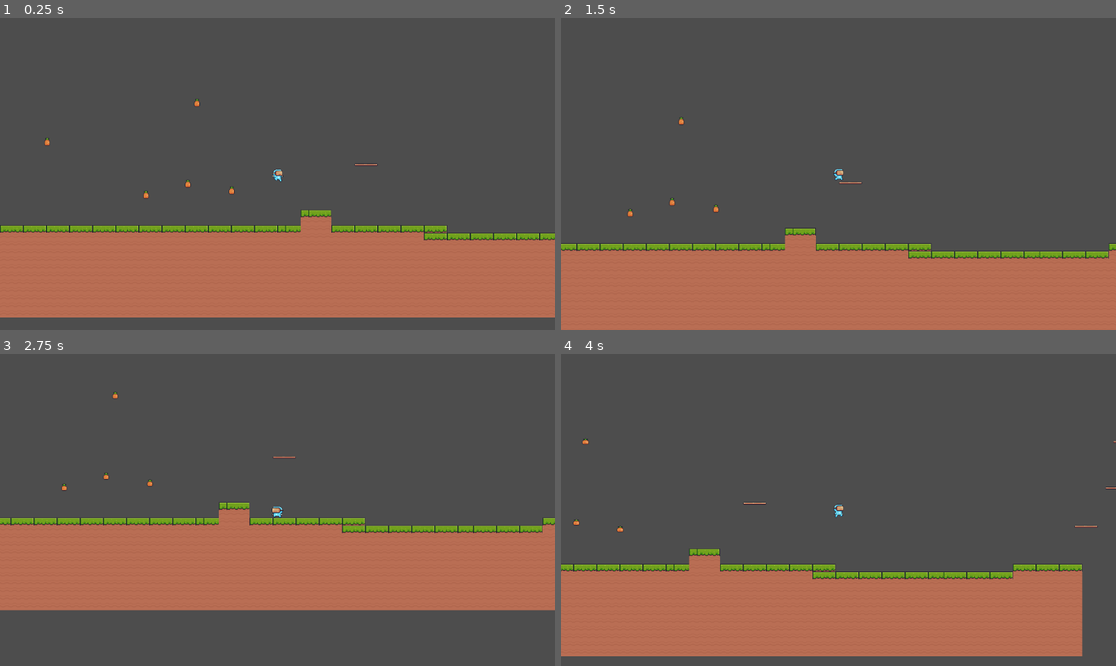
Above: before the commit, frames 1-4 (two rows, left to right).
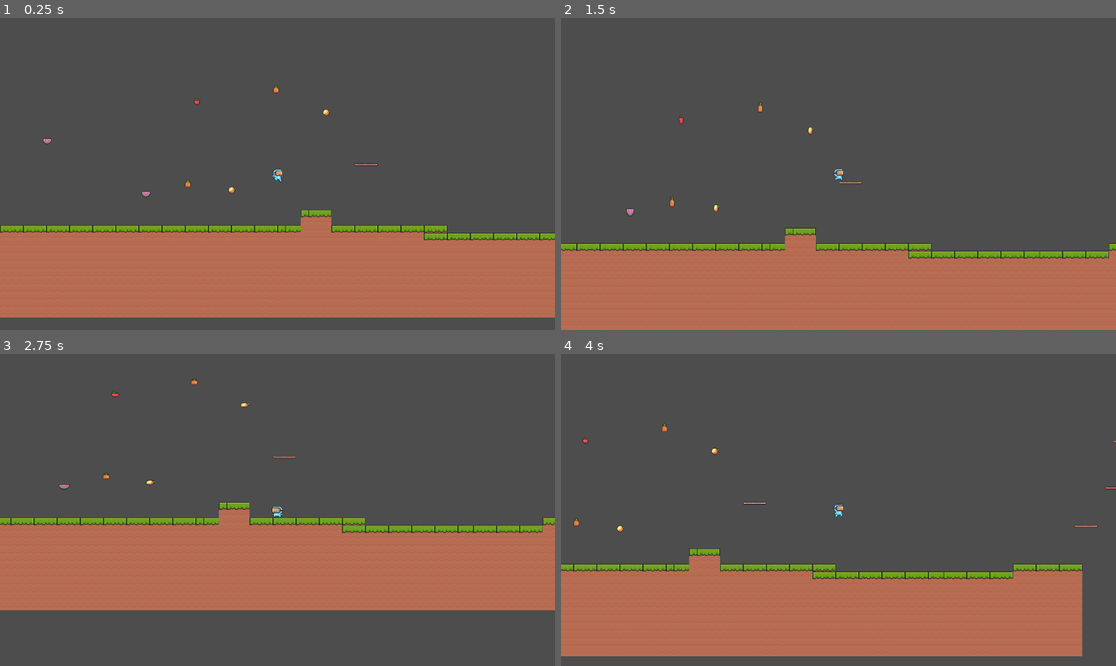
Above: after the commit, the same moments.

Repository: lllindemann/2D-Jump-n-Run-Godot
Game: Godot game, scene res://scenes/main.tscn
The game is run twice, just before and just after one commit, with the same random seed, the same clock (stepped at 60 frames per second) and the same inputs.
Inputs:
- Up to frame 1 (0.25 s): no input
- Up to frame 2 (1.5 s): tap Enter (ui_accept) at 0.5, 0.77 s; hold Right (ui_right) from 0.53 s (still down)
- Up to frame 3 (2.75 s): tap Enter (ui_accept) at 1.52 s; release Right (ui_right) at 2.03 s; hold Left (ui_left) from 2.03 s (still down)
- Up to frame 4 (4 s): release Left (ui_left) at 2.78 s; hold Right (ui_right) from 2.78 s (still down); tap Enter (ui_accept) at 3.02, 3.77 s

The runs differ from the first frame. In frame 1, 0.1% of the frame differs, in the area x 7-60%, y 21-58%; in frame 2, 0.1%; in frame 3, 0.1%; in frame 4, less than 0.1%.

Commit message:
feat: random fruit sprites

Diff:
--- a/scenes/fruit/fruit.tscn
+++ b/scenes/fruit/fruit.tscn
@@ -1,7 +1,12 @@
-[gd_scene load_steps=22 format=3 uid="uid://cckrjiyjqo8xo"]
+[gd_scene load_steps=27 format=3 uid="uid://cckrjiyjqo8xo"]
 
 [ext_resource type="Texture2D" uid="uid://cyiqxx8ft2wnn" path="res://assets/Items/Fruits/Pineapple.png" id="1_kt0v7"]
 [ext_resource type="Script" path="res://scenes/fruit/fruit_controller.gd" id="1_u0m0t"]
+[ext_resource type="SpriteFrames" uid="uid://do5yauh6we48g" path="res://scenes/fruit/sprites/apple.tres" id="2_nfdp6"]
+[ext_resource type="SpriteFrames" uid="uid://c66xfa4d7uhgh" path="res://scenes/fruit/sprites/banana.tres" id="3_3jhf2"]
+[ext_resource type="SpriteFrames" uid="uid://b7ymgewh1ctx7" path="res://scenes/fruit/sprites/melon.tres" id="4_1n8qw"]
+[ext_resource type="SpriteFrames" uid="uid://bk0b8s4h8gamy" path="res://scenes/fruit/sprites/orange.tres" id="5_iw8bg"]
+[ext_resource type="SpriteFrames" uid="uid://bsl6aavcm0jlx" path="res://scenes/fruit/sprites/pineapple.tres" id="6_4laa3"]
 
 [sub_resource type="CapsuleShape2D" id="CapsuleShape2D_cvx2d"]
 
@@ -134,6 +139,7 @@
 
 [node name="Fruit" type="Area2D"]
 script = ExtResource("1_u0m0t")
+sprites = Array[SpriteFrames]([ExtResource("2_nfdp6"), ExtResource("3_3jhf2"), ExtResource("4_1n8qw"), ExtResource("5_iw8bg"), ExtResource("6_4laa3")])
 
 [node name="CollisionShape2D" type="CollisionShape2D" parent="."]
 shape = SubResource("CapsuleShape2D_cvx2d")
--- a/scenes/fruit/fruit_controller.gd
+++ b/scenes/fruit/fruit_controller.gd
@@ -1,8 +1,28 @@
+@tool
 extends Area2D
+class_name Fruit
 
 signal collected
 
+# sprite frames for different fruit types
+@export var sprites : Array[SpriteFrames]
+
 var active = true
+
+# Called when the node enters the scene tree for the first time.
+# randomize fruits sprit type
+func _ready():
+	randomize()
+	$AnimatedSprite2D.sprite_frames = sprites[randi_range(0, len(sprites)-1)]
+	$AnimatedSprite2D.play()
+
+# Reset fruit object to default active state
+func reset():
+	active = true
+	show()
+	$CollisionShape2D.disabled = false
+
+
 
 func _on_body_entered(body):
 	if active and body.get_name() == "player":
@@ -12,8 +32,3 @@
 		$CollisionShape2D.set_deferred("disabled", true)
 
 		emit_signal("collected")
-
-func reset():
-	active = true
-	show()
-	$CollisionShape2D.set_deferred("disabled", false)
--- /dev/null
+++ b/scenes/fruit/sprites/apple.tres
@@ -0,0 +1,130 @@
+[gd_resource type="SpriteFrames" load_steps=19 format=3 uid="uid://do5yauh6we48g"]
+
+[ext_resource type="Texture2D" uid="uid://5ux616r6p5co" path="res://assets/Items/Fruits/Apple.png" id="1_xci6u"]
+
+[sub_resource type="AtlasTexture" id="AtlasTexture_sn167"]
+atlas = ExtResource("1_xci6u")
+region = Rect2(0, 0, 32, 32)
+
+[sub_resource type="AtlasTexture" id="AtlasTexture_5d3hi"]
+atlas = ExtResource("1_xci6u")
+region = Rect2(32, 0, 32, 32)
+
+[sub_resource type="AtlasTexture" id="AtlasTexture_i6hl4"]
+atlas = ExtResource("1_xci6u")
+region = Rect2(64, 0, 32, 32)
+
+[sub_resource type="AtlasTexture" id="AtlasTexture_e7nbn"]
+atlas = ExtResource("1_xci6u")
+region = Rect2(96, 0, 32, 32)
+
+[sub_resource type="AtlasTexture" id="AtlasTexture_1bg83"]
+atlas = ExtResource("1_xci6u")
+region = Rect2(128, 0, 32, 32)
+
+[sub_resource type="AtlasTexture" id="AtlasTexture_vtqrt"]
+atlas = ExtResource("1_xci6u")
+region = Rect2(160, 0, 32, 32)
+
+[sub_resource type="AtlasTexture" id="AtlasTexture_w7jmi"]
+atlas = ExtResource("1_xci6u")
+region = Rect2(192, 0, 32, 32)
+
+[sub_resource type="AtlasTexture" id="AtlasTexture_xbg4w"]
+atlas = ExtResource("1_xci6u")
+region = Rect2(224, 0, 32, 32)
+
+[sub_resource type="AtlasTexture" id="AtlasTexture_ur2ug"]
+atlas = ExtResource("1_xci6u")
+region = Rect2(256, 0, 32, 32)
+
+[sub_resource type="AtlasTexture" id="AtlasTexture_refar"]
+atlas = ExtResource("1_xci6u")
+region = Rect2(288, 0, 32, 32)
+
+[sub_resource type="AtlasTexture" id="AtlasTexture_ok8oe"]
+atlas = ExtResource("1_xci6u")
+region = Rect2(320, 0, 32, 32)
+
+[sub_resource type="AtlasTexture" id="AtlasTexture_vbpwg"]
+atlas = ExtResource("1_xci6u")
+region = Rect2(352, 0, 32, 32)
+
+[sub_resource type="AtlasTexture" id="AtlasTexture_3ms4r"]
+atlas = ExtResource("1_xci6u")
+region = Rect2(384, 0, 32, 32)
+
+[sub_resource type="AtlasTexture" id="AtlasTexture_xsl0l"]
+atlas = ExtResource("1_xci6u")
+region = Rect2(416, 0, 32, 32)
+
+[sub_resource type="AtlasTexture" id="AtlasTexture_ve7im"]
+atlas = ExtResource("1_xci6u")
+region = Rect2(448, 0, 32, 32)
+
+[sub_resource type="AtlasTexture" id="AtlasTexture_qe0t0"]
+atlas = ExtResource("1_xci6u")
+region = Rect2(480, 0, 32, 32)
+
+[sub_resource type="AtlasTexture" id="AtlasTexture_uhiq4"]
+atlas = ExtResource("1_xci6u")
+region = Rect2(512, 0, 32, 32)
+
+[resource]
+animations = [{
+"frames": [{
+"duration": 1.0,
+"texture": SubResource("AtlasTexture_sn167")
+}, {
+"duration": 1.0,
+"texture": SubResource("AtlasTexture_5d3hi")
+}, {
+"duration": 1.0,
+"texture": SubResource("AtlasTexture_i6hl4")
+}, {
+"duration": 1.0,
+"texture": SubResource("AtlasTexture_e7nbn")
+}, {
+"duration": 1.0,
+"texture": SubResource("AtlasTexture_1bg83")
+}, {
+"duration": 1.0,
+"texture": SubResource("AtlasTexture_vtqrt")
+}, {
+"duration": 1.0,
+"texture": SubResource("AtlasTexture_w7jmi")
+}, {
+"duration": 1.0,
+"texture": SubResource("AtlasTexture_xbg4w")
+}, {
+"duration": 1.0,
+"texture": SubResource("AtlasTexture_ur2ug")
+}, {
+"duration": 1.0,
+"texture": SubResource("AtlasTexture_refar")
+}, {
+"duration": 1.0,
+"texture": SubResource("AtlasTexture_ok8oe")
+}, {
+"duration": 1.0,
+"texture": SubResource("AtlasTexture_vbpwg")
+}, {
+"duration": 1.0,
+"texture": SubResource("AtlasTexture_3ms4r")
+}, {
+"duration": 1.0,
+"texture": SubResource("AtlasTexture_xsl0l")
+}, {
+"duration": 1.0,
+"texture": SubResource("AtlasTexture_ve7im")
+}, {
+"duration": 1.0,
+"texture": SubResource("AtlasTexture_qe0t0")
+}, {
+"duration": 1.0,
+"texture": SubResource("AtlasTexture_uhiq4")
+}],
+"loop": true,
+"name": &"default",
+"speed": 5.0
+}]
--- /dev/null
+++ b/scenes/fruit/sprites/banana.tres
@@ -0,0 +1,130 @@
+[gd_resource type="SpriteFrames" load_steps=19 format=3 uid="uid://c66xfa4d7uhgh"]
+
+[ext_resource type="Texture2D" uid="uid://bkqejrp6b3c8s" path="res://assets/Items/Fruits/Bananas.png" id="1_8drh4"]
+
+[sub_resource type="AtlasTexture" id="AtlasTexture_5ilam"]
+atlas = ExtResource("1_8drh4")
+region = Rect2(0, 0, 32, 32)
+
+[sub_resource type="AtlasTexture" id="AtlasTexture_v4bw6"]
+atlas = ExtResource("1_8drh4")
+region = Rect2(32, 0, 32, 32)
+
+[sub_resource type="AtlasTexture" id="AtlasTexture_7yqdf"]
+atlas = ExtResource("1_8drh4")
+region = Rect2(64, 0, 32, 32)
+
+[sub_resource type="AtlasTexture" id="AtlasTexture_ra3k0"]
+atlas = ExtResource("1_8drh4")
+region = Rect2(96, 0, 32, 32)
+
+[sub_resource type="AtlasTexture" id="AtlasTexture_jcenj"]
+atlas = ExtResource("1_8drh4")
+region = Rect2(128, 0, 32, 32)
+
+[sub_resource type="AtlasTexture" id="AtlasTexture_gg13g"]
+atlas = ExtResource("1_8drh4")
+region = Rect2(160, 0, 32, 32)
+
+[sub_resource type="AtlasTexture" id="AtlasTexture_w4owu"]
+atlas = ExtResource("1_8drh4")
+region = Rect2(192, 0, 32, 32)
+
+[sub_resource type="AtlasTexture" id="AtlasTexture_rme0v"]
+atlas = ExtResource("1_8drh4")
+region = Rect2(224, 0, 32, 32)
+
+[sub_resource type="AtlasTexture" id="AtlasTexture_bv7r0"]
+atlas = ExtResource("1_8drh4")
+region = Rect2(256, 0, 32, 32)
+
+[sub_resource type="AtlasTexture" id="AtlasTexture_17l0u"]
+atlas = ExtResource("1_8drh4")
+region = Rect2(288, 0, 32, 32)
+
+[sub_resource type="AtlasTexture" id="AtlasTexture_gg6fl"]
+atlas = ExtResource("1_8drh4")
+region = Rect2(320, 0, 32, 32)
+
+[sub_resource type="AtlasTexture" id="AtlasTexture_s8dfu"]
+atlas = ExtResource("1_8drh4")
+region = Rect2(352, 0, 32, 32)
+
+[sub_resource type="AtlasTexture" id="AtlasTexture_qo2g0"]
+atlas = ExtResource("1_8drh4")
+region = Rect2(384, 0, 32, 32)
+
+[sub_resource type="AtlasTexture" id="AtlasTexture_34ch5"]
+atlas = ExtResource("1_8drh4")
+region = Rect2(416, 0, 32, 32)
+
+[sub_resource type="AtlasTexture" id="AtlasTexture_dvsex"]
+atlas = ExtResource("1_8drh4")
+region = Rect2(448, 0, 32, 32)
+
+[sub_resource type="AtlasTexture" id="AtlasTexture_6723o"]
+atlas = ExtResource("1_8drh4")
+region = Rect2(480, 0, 32, 32)
+
+[sub_resource type="AtlasTexture" id="AtlasTexture_2kh31"]
+atlas = ExtResource("1_8drh4")
+region = Rect2(512, 0, 32, 32)
+
+[resource]
+animations = [{
+"frames": [{
+"duration": 1.0,
+"texture": SubResource("AtlasTexture_5ilam")
+}, {
+"duration": 1.0,
+"texture": SubResource("AtlasTexture_v4bw6")
+}, {
+"duration": 1.0,
+"texture": SubResource("AtlasTexture_7yqdf")
+}, {
+"duration": 1.0,
+"texture": SubResource("AtlasTexture_ra3k0")
+}, {
+"duration": 1.0,
+"texture": SubResource("AtlasTexture_jcenj")
+}, {
+"duration": 1.0,
+"texture": SubResource("AtlasTexture_gg13g")
+}, {
+"duration": 1.0,
+"texture": SubResource("AtlasTexture_w4owu")
+}, {
+"duration": 1.0,
+"texture": SubResource("AtlasTexture_rme0v")
+}, {
+"duration": 1.0,
+"texture": SubResource("AtlasTexture_bv7r0")
+}, {
+"duration": 1.0,
+"texture": SubResource("AtlasTexture_17l0u")
+}, {
+"duration": 1.0,
+"texture": SubResource("AtlasTexture_gg6fl")
+}, {
+"duration": 1.0,
+"texture": SubResource("AtlasTexture_s8dfu")
+}, {
+"duration": 1.0,
+"texture": SubResource("AtlasTexture_qo2g0")
+}, {
+"duration": 1.0,
+"texture": SubResource("AtlasTexture_34ch5")
+}, {
+"duration": 1.0,
+"texture": SubResource("AtlasTexture_dvsex")
+}, {
+"duration": 1.0,
+"texture": SubResource("AtlasTexture_6723o")
+}, {
+"duration": 1.0,
+"texture": SubResource("AtlasTexture_2kh31")
+}],
+"loop": true,
+"name": &"default",
+"speed": 5.0
+}]
--- /dev/null
+++ b/scenes/fruit/sprites/melon.tres
@@ -0,0 +1,130 @@
+[gd_resource type="SpriteFrames" load_steps=19 format=3 uid="uid://b7ymgewh1ctx7"]
+
+[ext_resource type="Texture2D" uid="uid://ccagvrjsinkv0" path="res://assets/Items/Fruits/Melon.png" id="1_7yib7"]
+
+[sub_resource type="AtlasTexture" id="AtlasTexture_3bqdm"]
+atlas = ExtResource("1_7yib7")
+region = Rect2(0, 0, 32, 32)
+
+[sub_resource type="AtlasTexture" id="AtlasTexture_1s247"]
+atlas = ExtResource("1_7yib7")
+region = Rect2(32, 0, 32, 32)
+
+[sub_resource type="AtlasTexture" id="AtlasTexture_l8hbv"]
+atlas = ExtResource("1_7yib7")
+region = Rect2(64, 0, 32, 32)
+
+[sub_resource type="AtlasTexture" id="AtlasTexture_42unp"]
+atlas = ExtResource("1_7yib7")
+region = Rect2(96, 0, 32, 32)
+
+[sub_resource type="AtlasTexture" id="AtlasTexture_hx33l"]
+atlas = ExtResource("1_7yib7")
+region = Rect2(128, 0, 32, 32)
+
+[sub_resource type="AtlasTexture" id="AtlasTexture_ud7jg"]
+atlas = ExtResource("1_7yib7")
+region = Rect2(160, 0, 32, 32)
+
+[sub_resource type="AtlasTexture" id="AtlasTexture_43bkx"]
+atlas = ExtResource("1_7yib7")
+region = Rect2(192, 0, 32, 32)
+
+[sub_resource type="AtlasTexture" id="AtlasTexture_2xxl3"]
+atlas = ExtResource("1_7yib7")
+region = Rect2(224, 0, 32, 32)
+
+[sub_resource type="AtlasTexture" id="AtlasTexture_48gwm"]
+atlas = ExtResource("1_7yib7")
+region = Rect2(256, 0, 32, 32)
+
+[sub_resource type="AtlasTexture" id="AtlasTexture_0yp6k"]
+atlas = ExtResource("1_7yib7")
+region = Rect2(288, 0, 32, 32)
+
+[sub_resource type="AtlasTexture" id="AtlasTexture_stdom"]
+atlas = ExtResource("1_7yib7")
+region = Rect2(320, 0, 32, 32)
+
+[sub_resource type="AtlasTexture" id="AtlasTexture_x8ly6"]
+atlas = ExtResource("1_7yib7")
+region = Rect2(352, 0, 32, 32)
+
+[sub_resource type="AtlasTexture" id="AtlasTexture_u8ws5"]
+atlas = ExtResource("1_7yib7")
+region = Rect2(384, 0, 32, 32)
+
+[sub_resource type="AtlasTexture" id="AtlasTexture_33tev"]
+atlas = ExtResource("1_7yib7")
+region = Rect2(416, 0, 32, 32)
+
+[sub_resource type="AtlasTexture" id="AtlasTexture_fey6r"]
+atlas = ExtResource("1_7yib7")
+region = Rect2(448, 0, 32, 32)
+
+[sub_resource type="AtlasTexture" id="AtlasTexture_o58do"]
+atlas = ExtResource("1_7yib7")
+region = Rect2(480, 0, 32, 32)
+
+[sub_resource type="AtlasTexture" id="AtlasTexture_q2xut"]
+atlas = ExtResource("1_7yib7")
+region = Rect2(512, 0, 32, 32)
+
+[resource]
+animations = [{
+"frames": [{
+"duration": 1.0,
+"texture": SubResource("AtlasTexture_3bqdm")
+}, {
+"duration": 1.0,
+"texture": SubResource("AtlasTexture_1s247")
+}, {
+"duration": 1.0,
+"texture": SubResource("AtlasTexture_l8hbv")
+}, {
+"duration": 1.0,
+"texture": SubResource("AtlasTexture_42unp")
+}, {
+"duration": 1.0,
+"texture": SubResource("AtlasTexture_hx33l")
+}, {
+"duration": 1.0,
+"texture": SubResource("AtlasTexture_ud7jg")
+}, {
+"duration": 1.0,
+"texture": SubResource("AtlasTexture_43bkx")
+}, {
+"duration": 1.0,
+"texture": SubResource("AtlasTexture_2xxl3")
+}, {
+"duration": 1.0,
+"texture": SubResource("AtlasTexture_48gwm")
+}, {
+"duration": 1.0,
+"texture": SubResource("AtlasTexture_0yp6k")
+}, {
+"duration": 1.0,
+"texture": SubResource("AtlasTexture_stdom")
+}, {
+"duration": 1.0,
+"texture": SubResource("AtlasTexture_x8ly6")
+}, {
+"duration": 1.0,
+"texture": SubResource("AtlasTexture_u8ws5")
+}, {
+"duration": 1.0,
+"texture": SubResource("AtlasTexture_33tev")
+}, {
+"duration": 1.0,
+"texture": SubResource("AtlasTexture_fey6r")
+}, {
+"duration": 1.0,
+"texture": SubResource("AtlasTexture_o58do")
+}, {
+"duration": 1.0,
+"texture": SubResource("AtlasTexture_q2xut")
+}],
+"loop": true,
+"name": &"default",
+"speed": 5.0
+}]
--- /dev/null
+++ b/scenes/fruit/sprites/orange.tres
@@ -0,0 +1,130 @@
+[gd_resource type="SpriteFrames" load_steps=19 format=3 uid="uid://bk0b8s4h8gamy"]
+
+[ext_resource type="Texture2D" uid="uid://ch3dfo7mgr8gv" path="res://assets/Items/Fruits/Orange.png" id="1_hydmj"]
+
+[sub_resource type="AtlasTexture" id="AtlasTexture_tqn3e"]
+atlas = ExtResource("1_hydmj")
+region = Rect2(0, 0, 32, 32)
+
+[sub_resource type="AtlasTexture" id="AtlasTexture_lwscw"]
+atlas = ExtResource("1_hydmj")
+region = Rect2(32, 0, 32, 32)
+
+[sub_resource type="AtlasTexture" id="AtlasTexture_do34u"]
+atlas = ExtResource("1_hydmj")
+region = Rect2(64, 0, 32, 32)
+
+[sub_resource type="AtlasTexture" id="AtlasTexture_rrtny"]
+atlas = ExtResource("1_hydmj")
+region = Rect2(96, 0, 32, 32)
+
+[sub_resource type="AtlasTexture" id="AtlasTexture_75xhh"]
+atlas = ExtResource("1_hydmj")
+region = Rect2(128, 0, 32, 32)
+
+[sub_resource type="AtlasTexture" id="AtlasTexture_j7g8c"]
+atlas = ExtResource("1_hydmj")
+region = Rect2(160, 0, 32, 32)
+
+[sub_resource type="AtlasTexture" id="AtlasTexture_in2s0"]
+atlas = ExtResource("1_hydmj")
+region = Rect2(192, 0, 32, 32)
+
+[sub_resource type="AtlasTexture" id="AtlasTexture_6sh64"]
+atlas = ExtResource("1_hydmj")
+region = Rect2(224, 0, 32, 32)
+
+[sub_resource type="AtlasTexture" id="AtlasTexture_4c310"]
+atlas = ExtResource("1_hydmj")
+region = Rect2(256, 0, 32, 32)
+
+[sub_resource type="AtlasTexture" id="AtlasTexture_7nv3d"]
+atlas = ExtResource("1_hydmj")
+region = Rect2(288, 0, 32, 32)
+
+[sub_resource type="AtlasTexture" id="AtlasTexture_etk43"]
+atlas = ExtResource("1_hydmj")
+region = Rect2(320, 0, 32, 32)
+
+[sub_resource type="AtlasTexture" id="AtlasTexture_j6802"]
+atlas = ExtResource("1_hydmj")
+region = Rect2(352, 0, 32, 32)
+
+[sub_resource type="AtlasTexture" id="AtlasTexture_0hkbv"]
+atlas = ExtResource("1_hydmj")
+region = Rect2(384, 0, 32, 32)
+
+[sub_resource type="AtlasTexture" id="AtlasTexture_rr4xk"]
+atlas = ExtResource("1_hydmj")
+region = Rect2(416, 0, 32, 32)
+
+[sub_resource type="AtlasTexture" id="AtlasTexture_waxrq"]
+atlas = ExtResource("1_hydmj")
+region = Rect2(448, 0, 32, 32)
+
+[sub_resource type="AtlasTexture" id="AtlasTexture_cgi2x"]
+atlas = ExtResource("1_hydmj")
+region = Rect2(480, 0, 32, 32)
+
+[sub_resource type="AtlasTexture" id="AtlasTexture_u1mty"]
+atlas = ExtResource("1_hydmj")
+region = Rect2(512, 0, 32, 32)
+
+[resource]
+animations = [{
+"frames": [{
+"duration": 1.0,
+"texture": SubResource("AtlasTexture_tqn3e")
+}, {
+"duration": 1.0,
+"texture": SubResource("AtlasTexture_lwscw")
+}, {
+"duration": 1.0,
+"texture": SubResource("AtlasTexture_do34u")
+}, {
+"duration": 1.0,
+"texture": SubResource("AtlasTexture_rrtny")
+}, {
+"duration": 1.0,
+"texture": SubResource("AtlasTexture_75xhh")
+}, {
+"duration": 1.0,
+"texture": SubResource("AtlasTexture_j7g8c")
+}, {
+"duration": 1.0,
+"texture": SubResource("AtlasTexture_in2s0")
+}, {
+"duration": 1.0,
+"texture": SubResource("AtlasTexture_6sh64")
+}, {
+"duration": 1.0,
+"texture": SubResource("AtlasTexture_4c310")
+}, {
+"duration": 1.0,
+"texture": SubResource("AtlasTexture_7nv3d")
+}, {
+"duration": 1.0,
+"texture": SubResource("AtlasTexture_etk43")
+}, {
+"duration": 1.0,
+"texture": SubResource("AtlasTexture_j6802")
+}, {
+"duration": 1.0,
+"texture": SubResource("AtlasTexture_0hkbv")
+}, {
+"duration": 1.0,
+"texture": SubResource("AtlasTexture_rr4xk")
+}, {
+"duration": 1.0,
+"texture": SubResource("AtlasTexture_waxrq")
+}, {
+"duration": 1.0,
+"texture": SubResource("AtlasTexture_cgi2x")
+}, {
+"duration": 1.0,
+"texture": SubResource("AtlasTexture_u1mty")
+}],
+"loop": true,
+"name": &"default",
+"speed": 5.0
+}]
--- /dev/null
+++ b/scenes/fruit/sprites/pineapple.tres
@@ -0,0 +1,130 @@
+[gd_resource type="SpriteFrames" load_steps=19 format=3 uid="uid://bsl6aavcm0jlx"]
+
+[ext_resource type="Texture2D" uid="uid://cyiqxx8ft2wnn" path="res://assets/Items/Fruits/Pineapple.png" id="1_ot38h"]
+
+[sub_resource type="AtlasTexture" id="AtlasTexture_ww16p"]
+atlas = ExtResource("1_ot38h")
+region = Rect2(0, 0, 32, 32)
+
+[sub_resource type="AtlasTexture" id="AtlasTexture_onvnd"]
+atlas = ExtResource("1_ot38h")
+region = Rect2(32, 0, 32, 32)
+
+[sub_resource type="AtlasTexture" id="AtlasTexture_xcmf4"]
+atlas = ExtResource("1_ot38h")
+region = Rect2(64, 0, 32, 32)
+
+[sub_resource type="AtlasTexture" id="AtlasTexture_gw68o"]
+atlas = ExtResource("1_ot38h")
+region = Rect2(96, 0, 32, 32)
+
+[sub_resource type="AtlasTexture" id="AtlasTexture_ansaj"]
+atlas = ExtResource("1_ot38h")
+region = Rect2(128, 0, 32, 32)
+
+[sub_resource type="AtlasTexture" id="AtlasTexture_8boju"]
+atlas = ExtResource("1_ot38h")
+region = Rect2(160, 0, 32, 32)
+
+[sub_resource type="AtlasTexture" id="AtlasTexture_qf4l0"]
+atlas = ExtResource("1_ot38h")
+region = Rect2(192, 0, 32, 32)
+
+[sub_resource type="AtlasTexture" id="AtlasTexture_an4m0"]
+atlas = ExtResource("1_ot38h")
+region = Rect2(224, 0, 32, 32)
+
+[sub_resource type="AtlasTexture" id="AtlasTexture_faqx6"]
+atlas = ExtResource("1_ot38h")
+region = Rect2(256, 0, 32, 32)
+
+[sub_resource type="AtlasTexture" id="AtlasTexture_s11ls"]
+atlas = ExtResource("1_ot38h")
+region = Rect2(288, 0, 32, 32)
+
+[sub_resource type="AtlasTexture" id="AtlasTexture_2sibh"]
+atlas = ExtResource("1_ot38h")
+region = Rect2(320, 0, 32, 32)
+
+[sub_resource type="AtlasTexture" id="AtlasTexture_m4iu8"]
+atlas = ExtResource("1_ot38h")
+region = Rect2(352, 0, 32, 32)
+
+[sub_resource type="AtlasTexture" id="AtlasTexture_3y17v"]
+atlas = ExtResource("1_ot38h")
+region = Rect2(384, 0, 32, 32)
+
+[sub_resource type="AtlasTexture" id="AtlasTexture_wf88u"]
+atlas = ExtResource("1_ot38h")
+region = Rect2(416, 0, 32, 32)
+
+[sub_resource type="AtlasTexture" id="AtlasTexture_ipf2g"]
+atlas = ExtResource("1_ot38h")
+region = Rect2(448, 0, 32, 32)
+
+[sub_resource type="AtlasTexture" id="AtlasTexture_sd6yi"]
+atlas = ExtResource("1_ot38h")
+region = Rect2(480, 0, 32, 32)
+
+[sub_resource type="AtlasTexture" id="AtlasTexture_uo8k6"]
+atlas = ExtResource("1_ot38h")
+region = Rect2(512, 0, 32, 32)
+
+[resource]
+animations = [{
+"frames": [{
+"duration": 1.0,
+"texture": SubResource("AtlasTexture_ww16p")
+}, {
+"duration": 1.0,
+"texture": SubResource("AtlasTexture_onvnd")
+}, {
+"duration": 1.0,
+"texture": SubResource("AtlasTexture_xcmf4")
+}, {
+"duration": 1.0,
+"texture": SubResource("AtlasTexture_gw68o")
+}, {
+"duration": 1.0,
+"texture": SubResource("AtlasTexture_ansaj")
+}, {
+"duration": 1.0,
+"texture": SubResource("AtlasTexture_8boju")
+}, {
+"duration": 1.0,
+"texture": SubResource("AtlasTexture_qf4l0")
+}, {
+"duration": 1.0,
+"texture": SubResource("AtlasTexture_an4m0")
+}, {
+"duration": 1.0,
+"texture": SubResource("AtlasTexture_faqx6")
+}, {
+"duration": 1.0,
+"texture": SubResource("AtlasTexture_s11ls")
+}, {
+"duration": 1.0,
+"texture": SubResource("AtlasTexture_2sibh")
+}, {
+"duration": 1.0,
+"texture": SubResource("AtlasTexture_m4iu8")
+}, {
+"duration": 1.0,
+"texture": SubResource("AtlasTexture_3y17v")
+}, {
+"duration": 1.0,
+"texture": SubResource("AtlasTexture_wf88u")
+}, {
+"duration": 1.0,
+"texture": SubResource("AtlasTexture_ipf2g")
+}, {
+"duration": 1.0,
+"texture": SubResource("AtlasTexture_sd6yi")
+}, {
+"duration": 1.0,
+"texture": SubResource("AtlasTexture_uo8k6")
+}],
+"loop": true,
+"name": &"default",
+"speed": 5.0
+}]
--- a/scenes/main.tscn
+++ b/scenes/main.tscn
@@ -612,3 +612,9 @@
 
 [node name="Fruit5" parent="." instance=ExtResource("3_6ijk4")]
 position = Vector2(303, 400)
+
+[node name="Fruit6" parent="." instance=ExtResource("3_6ijk4")]
+position = Vector2(677, 230)
+
+[node name="Fruit7" parent="." instance=ExtResource("3_6ijk4")]
+position = Vector2(573, 181)
